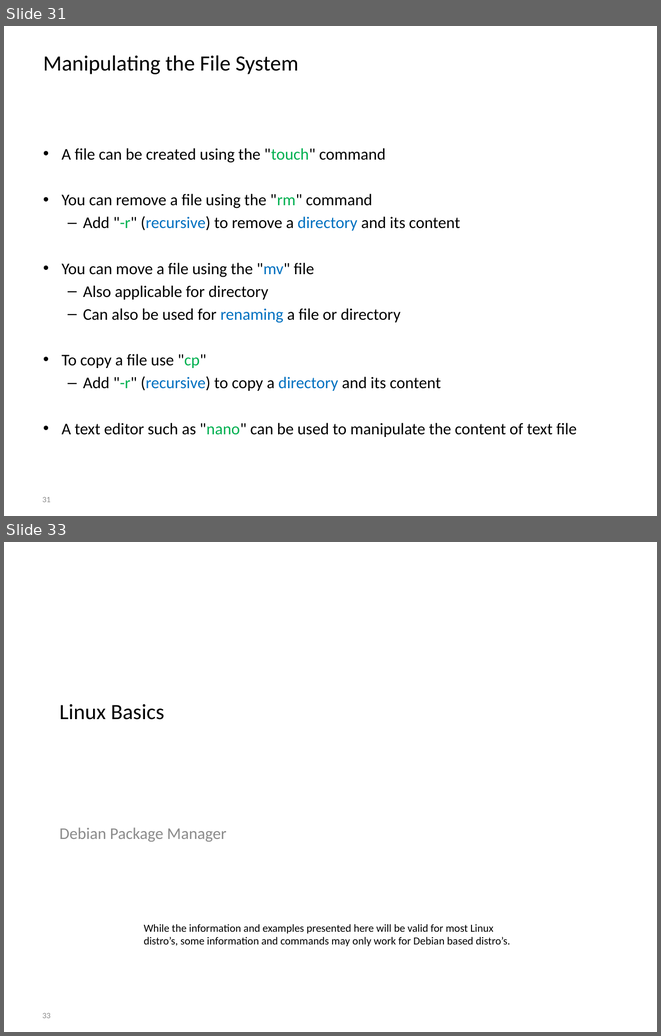
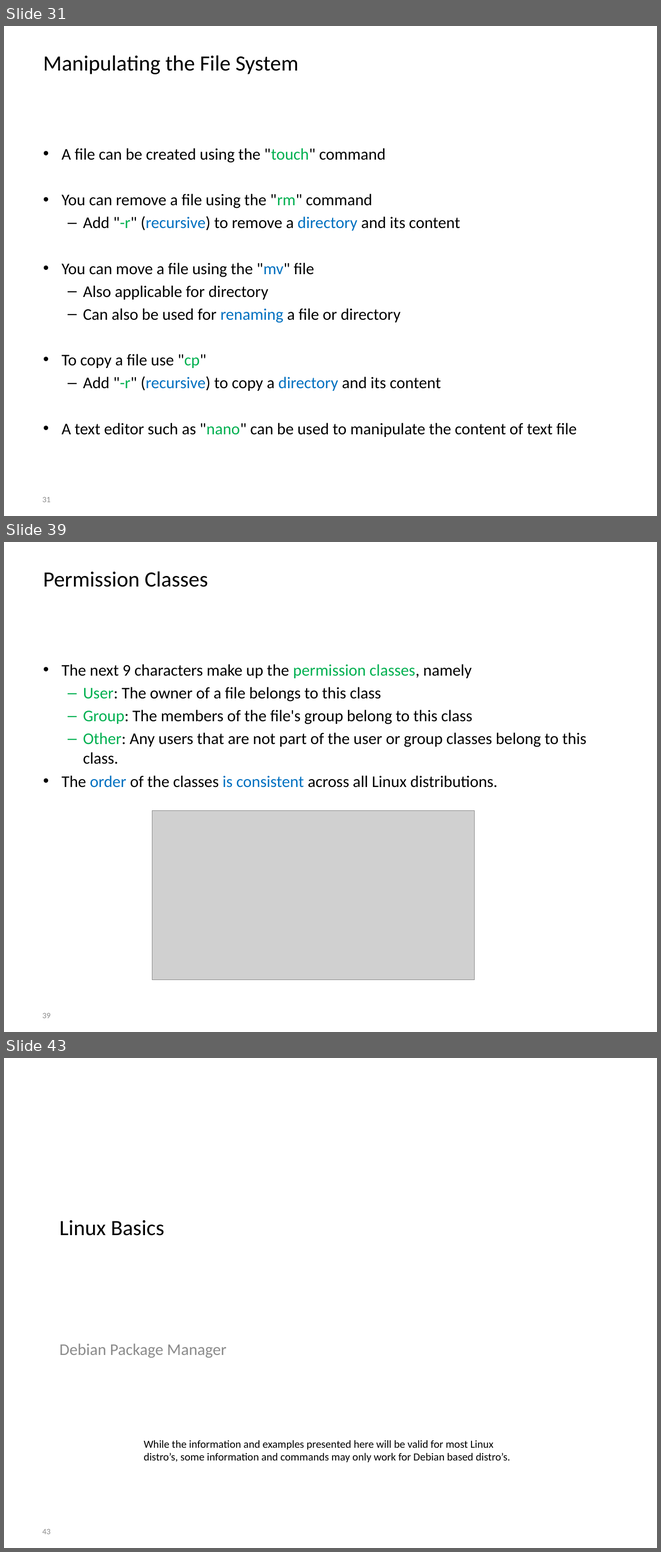
Before and after one commit to BioBoost/multimediatechnieken, a slide deck: slides/introduction_to_linux.pptx. Shown one above the other, each under a label of ours: slides 31 and 33 before the commit, slides 31, 39 and 43 after it; the slides between them are not shown. The pictures are 661x1036 and 661x1552 pixels, drawn with LibreOffice and Linux fonts; fonts in the diff are those of the drawing; grey boxes stand for pictures; background and template pictures are left out. Boxes give left, top, right and bottom in pixels: in the first picture for what was removed or moved away, otherwise in the second. Text is boxed around its words. In the diff, an @@ line names an element or a change of style, - is before the commit and + after.

Commit message:
Slides and course on linux file permissions

```diff
--- a/slides/introduction_to_linux.pptx
+++ b/slides/introduction_to_linux.pptx
@@ slide 39 added at (x1=4, y1=542, x2=657, y2=1032), background picture (left out) @@
@@ title added at (x1=43, y1=571, x2=208, y2=587), 24 pt, text #000000 @@
+Permission Classes
@@ text added at (x1=62, y1=664, x2=586, y2=787), 18 pt, text #000000 @@
+• The next 9 characters make up the permission classes, namely
+  – User: The owner of a file belongs to this class
+  – Group: The members of the file's group belong to this class
+  – Other: Any users that are not part of the user or group classes belong to this class.
+• The order of the classes is consistent across all Linux distributions.
@@ picture added at (x1=152, y1=810, x2=475, y2=979) @@
@@ page number added at (x1=42, y1=1013, x2=51, y2=1018), 9 pt, text #8C8C8C @@
+39
@@ what was slide 33 is now slide 43 @@
@@ page number at (x1=42, y1=1529, x2=51, y2=1534): text changed @@
-33
+43
```
Also in this commit, not shown: 1 slide changed, 9 other slides added, 1 other file.
